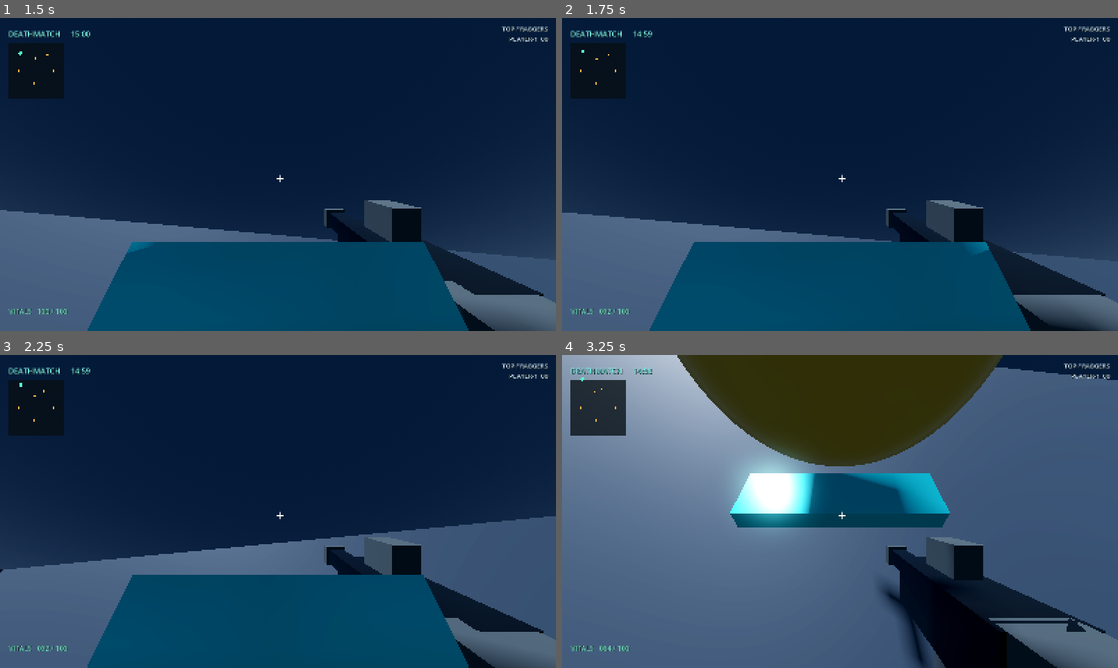
Above: before the commit, frames 1-4 (two rows, left to right).
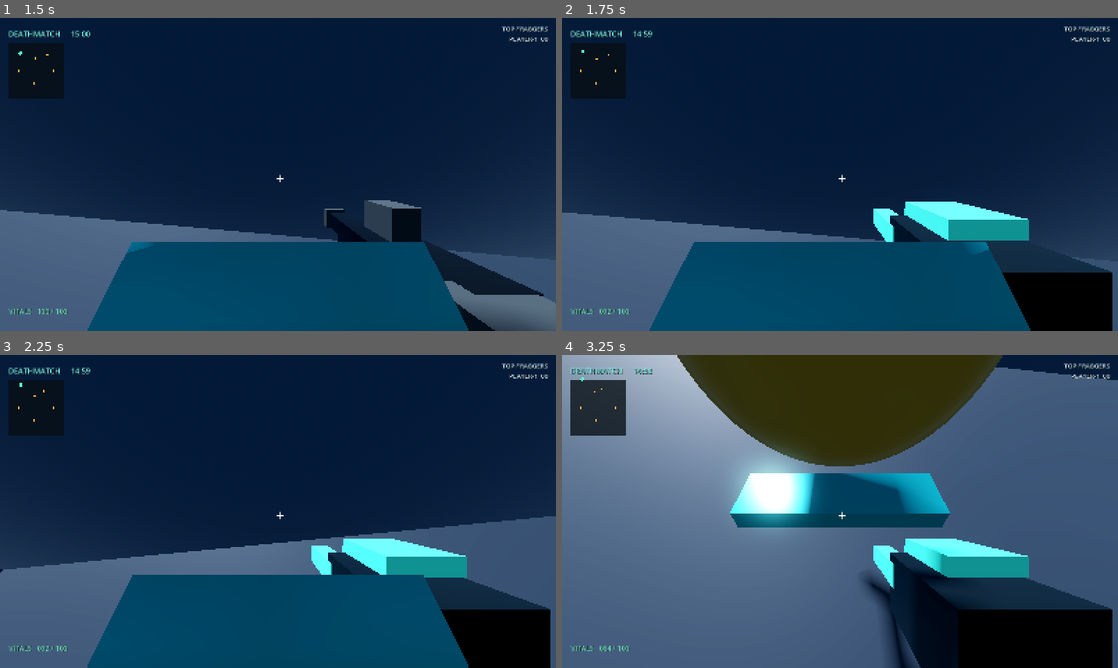
Above: after the commit, the same moments.

Repository: HazelTheSquirrel/Grimholt-Test
Game: Godot game, scene res://scenes/main.tscn
Two runs of this game, one before a commit and one after it. Both use one fixed random seed, a clock stepped at 60 frames per second and the inputs below.
Inputs (mouse positions are in pixels of both pictures, inside the frame that each line leads up to):
- Up to frame 1 (1.5 s): click "START SOLO GAME" at 0.5 s; tap Enter at 1.25 s; move the mouse to (305, 174) at 1.27 s; hold W (move_forward) from 1.28 s (still down); tap 1 at 1.35 s; click (305, 174) at 1.42 s
- Up to frame 2 (1.75 s): keep holding W (move_forward); tap Space (jump) at 1.52 s; tap 2 at 1.55 s
- Up to frame 3 (2.25 s): keep holding W (move_forward); move the mouse to (250, 511) at 2.02 s; tap 2 at 2.1 s
- Up to frame 4 (3.25 s): keep holding W (move_forward); tap Space (jump) at 2.27 s; tap 1 at 2.3 s; move the mouse to (851, 505) at 2.77 s; hold Ctrl (crouch) from 2.78 s (still down); tap 2 at 3.05 s

Frame 1 is identical in both runs. In frame 2, 6.3% of the frame differs, in the area x 56-100%, y 58-100%; in frame 3, 6.4%; in frame 4, 9.0%, in the area x 54-100%, y 58-100%.
Error before the commit: Invalid assignment of property or key 'current_weapon' with value of type 'String' on a base object of type 'CharacterBody3D (player.gd)'. (res://scripts/shoot…

Commit message:
Add original Arc Scatter first-person weapon model

Diff:
--- a/Grimholt/scripts/shooter/player.gd
+++ b/Grimholt/scripts/shooter/player.gd
@@ -12,7 +12,6 @@
 const MOUSE_SENSITIVITY := 0.0022
 const MAGAZINE_SIZE := 30
 const RESERVE_START := 120
-const FIRE_INTERVAL := 0.12
 const DAMAGE_RANGE := 120.0
 
 @onready var head: Node3D = $Head
@@ -32,6 +31,10 @@
 var health := 100
 var ammo := MAGAZINE_SIZE
 var reserve_ammo := RESERVE_START
+var current_weapon := "carbine"
+var weapon_viewmodel: Node3D
+var carbine_model: Node3D
+var scatter_model: Node3D
 var reload_time := 0.0
 var is_crouched := false
 var fire_held := false
@@ -75,6 +78,10 @@
 			_fire()
 	elif event is InputEventKey and event.pressed and event.keycode == KEY_R:
 		_reload()
+	elif event is InputEventKey and event.pressed and event.keycode == KEY_1:
+		get_parent().request_weapon_switch(get_multiplayer_authority(), "carbine")
+	elif event is InputEventKey and event.pressed and event.keycode == KEY_2:
+		get_parent().request_weapon_switch(get_multiplayer_authority(), "scatter")
 
 func _physics_process(delta: float) -> void:
 	var local_control := is_multiplayer_authority()
@@ -156,10 +163,14 @@
 	return stream
 
 func _build_weapon_viewmodel() -> void:
-	var weapon := Node3D.new()
-	weapon.name = "RifleViewmodel"
-	weapon.position = Vector3(0.24, -0.20, -0.42)
-	camera.add_child(weapon)
+	weapon_viewmodel = Node3D.new()
+	weapon_viewmodel.name = "WeaponViewmodel"
+	weapon_viewmodel.position = Vector3(0.24, -0.20, -0.42)
+	camera.add_child(weapon_viewmodel)
+
+	carbine_model = Node3D.new()
+	carbine_model.name = "Carbine"
+	weapon_viewmodel.add_child(carbine_model)
 	var dark := StandardMaterial3D.new()
 	dark.albedo_color = Color(0.075, 0.09, 0.105)
 	dark.metallic = 0.62
@@ -167,13 +178,42 @@
 	var polymer := StandardMaterial3D.new()
 	polymer.albedo_color = Color(0.16, 0.19, 0.21)
 	polymer.roughness = 0.72
-	_add_weapon_box(weapon, "Receiver", Vector3(0.0, 0.0, 0.0), Vector3(0.12, 0.13, 0.38), dark)
-	_add_weapon_box(weapon, "Barrel", Vector3(0.0, 0.015, -0.29), Vector3(0.055, 0.055, 0.30), dark)
-	_add_weapon_box(weapon, "Muzzle", Vector3(0.0, 0.015, -0.45), Vector3(0.075, 0.075, 0.055), polymer)
-	_add_weapon_box(weapon, "Stock", Vector3(0.0, 0.015, 0.27), Vector3(0.105, 0.10, 0.22), polymer)
-	_add_weapon_box(weapon, "Magazine", Vector3(0.0, -0.12, 0.045), Vector3(0.085, 0.19, 0.12), polymer)
-	_add_weapon_box(weapon, "Grip", Vector3(0.0, -0.12, 0.16), Vector3(0.075, 0.16, 0.085), dark)
-	_add_weapon_box(weapon, "Sight", Vector3(0.0, 0.105, -0.02), Vector3(0.055, 0.065, 0.12), polymer)
+	_add_weapon_box(carbine_model, "Receiver", Vector3(0.0, 0.0, 0.0), Vector3(0.12, 0.13, 0.38), dark)
+	_add_weapon_box(carbine_model, "Barrel", Vector3(0.0, 0.015, -0.29), Vector3(0.055, 0.055, 0.30), dark)
+	_add_weapon_box(carbine_model, "Muzzle", Vector3(0.0, 0.015, -0.45), Vector3(0.075, 0.075, 0.055), polymer)
+	_add_weapon_box(carbine_model, "Stock", Vector3(0.0, 0.015, 0.27), Vector3(0.105, 0.10, 0.22), polymer)
+	_add_weapon_box(carbine_model, "Magazine", Vector3(0.0, -0.12, 0.045), Vector3(0.085, 0.19, 0.12), polymer)
+	_add_weapon_box(carbine_model, "Grip", Vector3(0.0, -0.12, 0.16), Vector3(0.075, 0.16, 0.085), dark)
+	_add_weapon_box(carbine_model, "Sight", Vector3(0.0, 0.105, -0.02), Vector3(0.055, 0.065, 0.12), polymer)
+
+	scatter_model = Node3D.new()
+	scatter_model.name = "ArcScatter"
+	weapon_viewmodel.add_child(scatter_model)
+	var shell := StandardMaterial3D.new()
+	shell.albedo_color = Color(0.13, 0.18, 0.20)
+	shell.metallic = 0.72
+	shell.roughness = 0.3
+	var coil := StandardMaterial3D.new()
+	coil.albedo_color = Color(0.18, 0.72, 0.68)
+	coil.emission_enabled = true
+	coil.emission = Color(0.08, 0.42, 0.38)
+	coil.emission_energy_multiplier = 0.8
+	_add_weapon_box(scatter_model, "ScatterReceiver", Vector3(0.0, 0.0, 0.0), Vector3(0.19, 0.16, 0.34), shell)
+	_add_weapon_box(scatter_model, "TwinEmitterLeft", Vector3(-0.065, 0.025, -0.29), Vector3(0.065, 0.065, 0.32), coil)
+	_add_weapon_box(scatter_model, "TwinEmitterRight", Vector3(0.065, 0.025, -0.29), Vector3(0.065, 0.065, 0.32), coil)
+	_add_weapon_box(scatter_model, "PowerCell", Vector3(0.0, -0.13, 0.055), Vector3(0.13, 0.18, 0.13), shell)
+	_add_weapon_box(scatter_model, "RearGrip", Vector3(0.0, -0.12, 0.17), Vector3(0.09, 0.16, 0.09), shell)
+	_add_weapon_box(scatter_model, "TopRail", Vector3(0.0, 0.11, -0.02), Vector3(0.13, 0.035, 0.22), coil)
+	set_weapon_visual(current_weapon)
+
+func set_weapon_visual(weapon_id: String) -> void:
+	current_weapon = weapon_id
+	if carbine_model != null:
+		carbine_model.visible = weapon_id == "carbine"
+	if scatter_model != null:
+		scatter_model.visible = weapon_id == "scatter"
+	if fire_audio != null:
+		fire_audio.stream = _make_tone(115.0, 0.075, 0.34, true) if weapon_id == "carbine" else _make_tone(72.0, 0.14, 0.42, true)
 
 func _add_weapon_box(parent: Node3D, part_name: String, part_position: Vector3, dimensions: Vector3, material: Material) -> void:
 	var part := MeshInstance3D.new()
@@ -210,13 +250,15 @@
 func _fire() -> void:
 	if fire_cooldown > 0.0 or reload_time > 0.0:
 		return
-	fire_cooldown = FIRE_INTERVAL
+	var spec: Dictionary = get_parent()._weapon_spec(current_weapon)
+	fire_cooldown = float(spec["fire_interval"])
 	if fire_audio != null:
 		fire_audio.play()
 	get_parent().request_fire(get_multiplayer_authority())
 
 func _reload() -> void:
-	if reload_time <= 0.0 and ammo < MAGAZINE_SIZE and reserve_ammo > 0:
+	var spec: Dictionary = get_parent()._weapon_spec(current_weapon)
+	if reload_time <= 0.0 and ammo < int(spec["magazine"]) and reserve_ammo > 0:
 		if reload_audio != null:
 			reload_audio.play()
 		get_parent().request_reload(get_multiplayer_authority())
